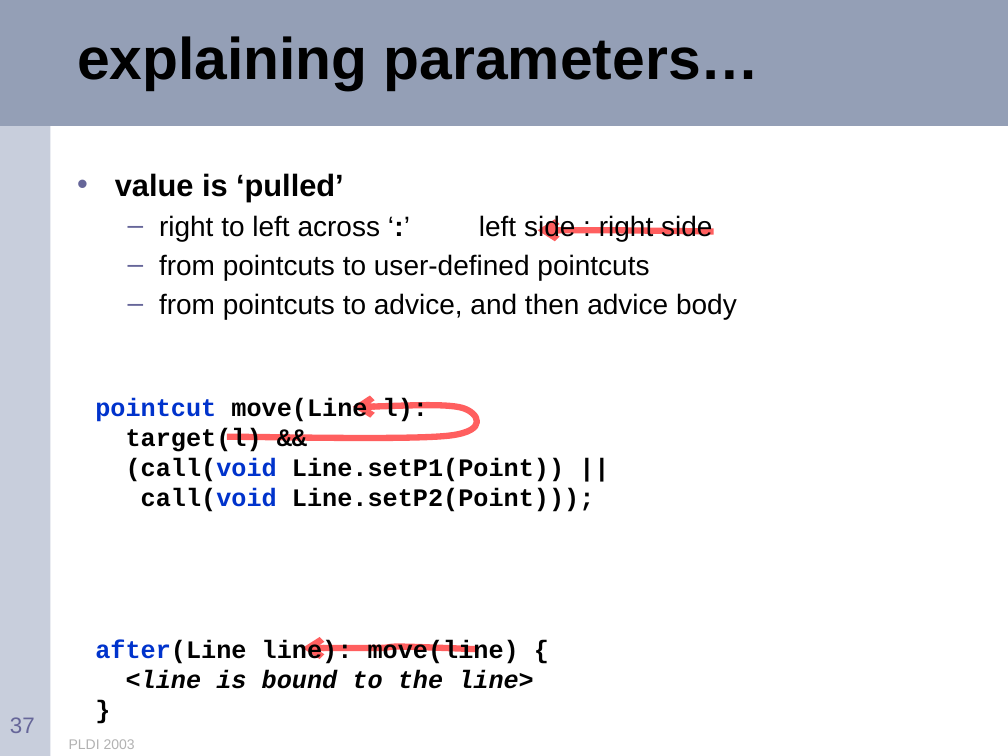
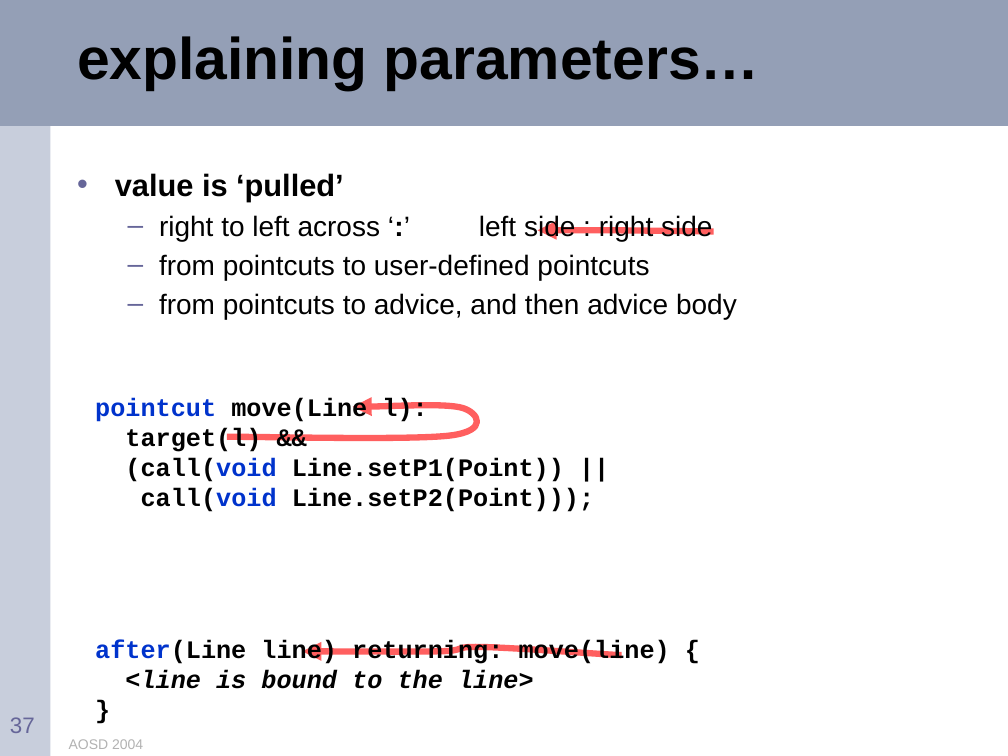
Before and after one commit to eclipse-aspectj/aspectj, a slide deck: slide 37 of docs/teaching/tutorial.ppt. Drawn at 1008x756 pixels with LibreOffice and Linux fonts; fonts in the diff are those of the drawing. Boxes give left, top, right and bottom in pixels: in the first picture for what was removed or moved away, otherwise in the second. Text is boxed around its words. In the diff, an @@ line names an element or a change of style, - is before the commit and + after.

Commit message:
updated tutorial for AOSD 2004

```diff
--- a/docs/teaching/tutorial.ppt
+++ b/docs/teaching/tutorial.ppt
@@ text at (x1=95, y1=639, x2=670, y2=689): text changed @@
-after(Line line): move(line) {
-<line is bound to the line>
+after(Line line) returning: move(line) {
+<line is bound to the line>
@@ freeform shape resized from (x1=302, y1=646, x2=479, y2=649) to (x1=302, y1=646, x2=622, y2=655) @@
@@ text at (x1=69, y1=739, x2=143, y2=749): text changed @@
-PLDI 2003
+AOSD 2004
```
Also in this commit, not shown: 106 other slides changed, 8 slides added, 4 slides removed.
